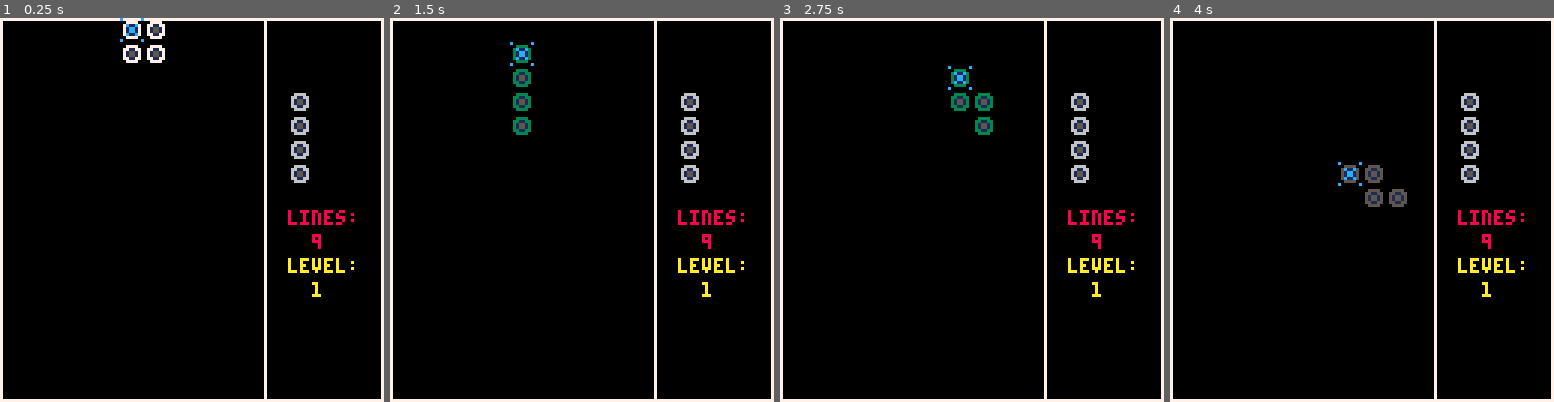
Above: before the commit, frames 1-4 (left to right).
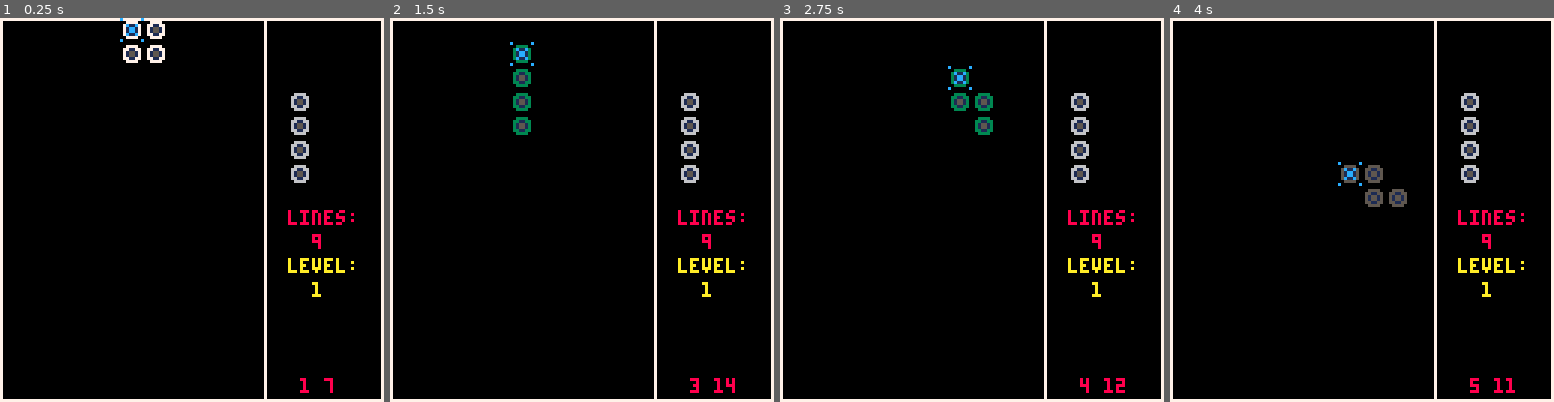
Above: after the commit, the same moments.

Repository: eduszesz/letris
Game: PICO-8 cartridge letris.p8
Two runs of this game, one before a commit and one after it. Both use one fixed random seed, a clock stepped at 60 frames per second and the inputs below.
Inputs:
- Up to frame 1 (0.25 s): no input
- Up to frame 2 (1.5 s): tap X (X key) at 0.33, 1.07 s; tap O (Z key) at 0.7 s
- Up to frame 3 (2.75 s): hold Right 1.6-2.1 s; tap O (Z key) at 1.7, 2.1, 2.5 s; tap X (X key) at 1.85 s; hold Up 2.15-2.42 s; hold Right from 2.47 s (still down)
- Up to frame 4 (4 s): tap O (Z key) at 2.9, 3.3, 3.7 s; tap X (X key) at 2.97 s; release Right at 3.03 s; hold Left 3.08-3.58 s; hold Down 3.63-3.97 s

The runs differ from the first frame. In frame 1, less than 0.1% of the frame differs, in the area x 78-87%, y 93-98%; in frame 2, 0.2%; in frame 3, 0.2%, in the area x 78-90%, y 93-98%; in frame 4, 0.2%.

Commit message:
color fixed, sliding almost ok

Diff:
--- a/letris.p8
+++ b/letris.p8
@@ -33,7 +33,9 @@
 	--co=flr(rnd(15)+1)
 	co=cot[cpi]
 	p=cp[cpi]
-	np=cp[flr(rnd(15)+1)]
+	ncpi=flr(rnd(15)+1)
+	np=cp[ncpi]
+	nco=cot[ncpi]
 	lines=9
 	pline=9
 	level=1
@@ -57,8 +59,8 @@
 		end
 	end
 
-	if btn(3) then
-		rt=3
+	if btn(3) and ft==0 then
+		rt=4
 		sfx(3)
 	else
 		rt=nrt
@@ -96,6 +98,10 @@
 		if (py+he())>128 then
 			py-=py+he()-128
 		end
+	end
+
+	if (py+he())>128 then
+			py-=py+he()-128
 	end
 
 	check_lines()
@@ -128,7 +134,7 @@
 	--debug
 	--print_p(p,32,32)
 	--print_p(grid,0,0)
-	--print(px.." "..py,100,120,8)
+	print(cpi.." "..cot[cpi],100,120,8)
 	--print("l="..(px+le()),100,110,8)
 end
 
@@ -221,10 +227,11 @@
 				end
 			end
 			px,py=40,0
+			co=nco
 			p=np
 			cpi=flr(rnd(15)+1)
 			np=cp[cpi]
-			co=cot[cpi]
+			nco=cot[cpi]
 		end
 	end
 end
